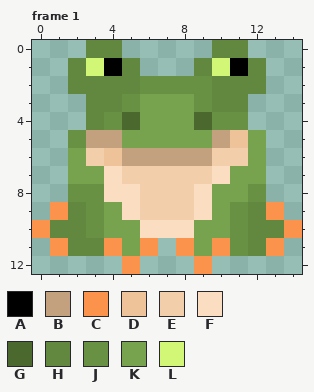
One commit to this pixel-art file: Assets/Aseprites/Characters/Animals/froggy.aseprite. Above: the version before the commit.
32x32 pixels, 9 frames. Shown: frame 1. The old version is drawn lined up with the new one, on the new canvas.
Palette (. is transparent): A #000000  B #c3a07e  C #fb934d  D #eec39a  E #f2ceab  F #fbdec2  G #4b692f  H #62873f  J #699144  K #77a34e  L #d2f676
Pixels before, frame 1, first column x 0:
 0 ...HH.....HH...
 1 ..HLAH...HLAH..
 2 ..HHHHJJJJHHH..
 3 ...HHJKKKJHH...
 4 ...HJGKKKGJJ...
 5 ..JBBKKKKKBDK..
 6 ..KEDBBBBBEEK..
 7 ..KKFEEEEEFKK..
 8 ..JJFFEEEFKKJ..
 9 .CHJKFEEEFKJHC.
10 CHHJKKFFFKKJHHC
11 .CHHCKC.CKCJHC.
12 .....C...C.....
After the commit:
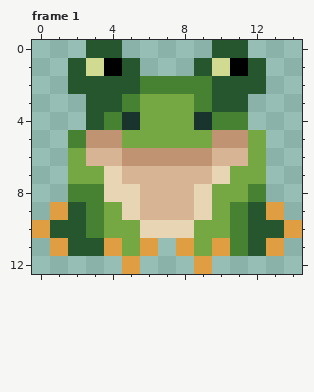
Difference:
canvas 32x32 -> 15x13, the old top-left corner now at -1,-16 (the part of the old canvas that was cut away was empty and is not shown)
colour B: #c3a07e -> #c09473
colour C: #fb934d -> #de9e41
colour E: #f2ceab -> #d7b594
colour F: #fbdec2 -> #e7d5b3
colour G: #4b692f -> #19332d
colour H: #62873f -> #25562e
colour J: #699144 -> #468232
colour K: #77a34e -> #75a743
colour L: #d2f676 -> #d0da91
Frame 1:
y 5: x 11 D -> B
y 6: x 4 D -> E
Boxes around the changes in both pictures, in picture pixels (x1, y1, x2, y2):
changed: (32, 40, 302, 274)
